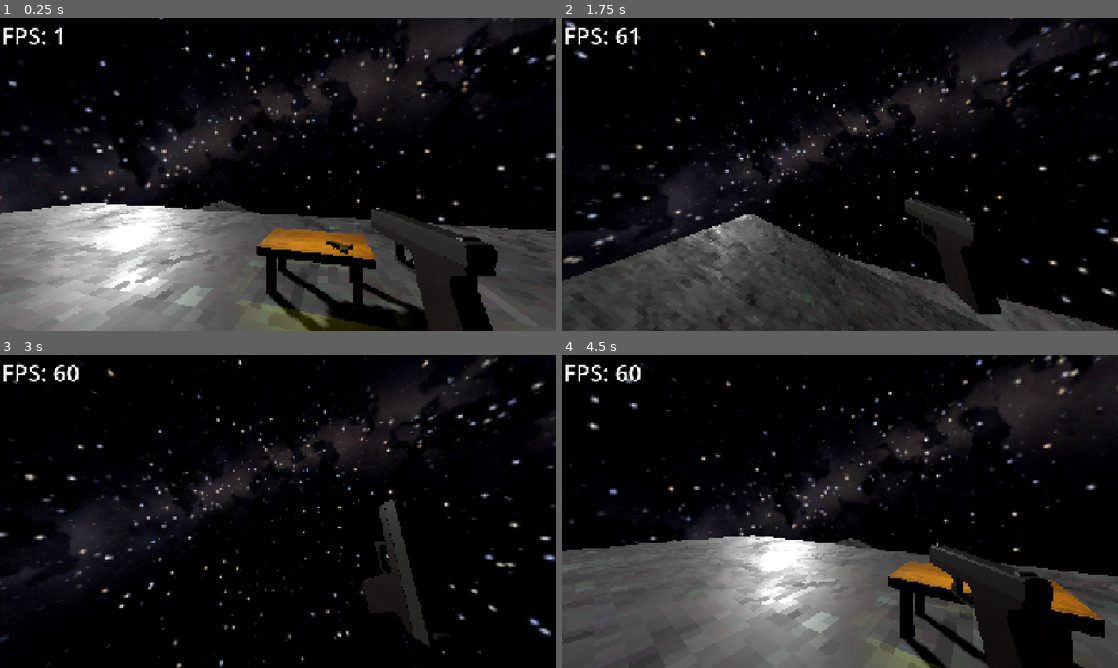
Above: before the commit, frames 1-4 (two rows, left to right).
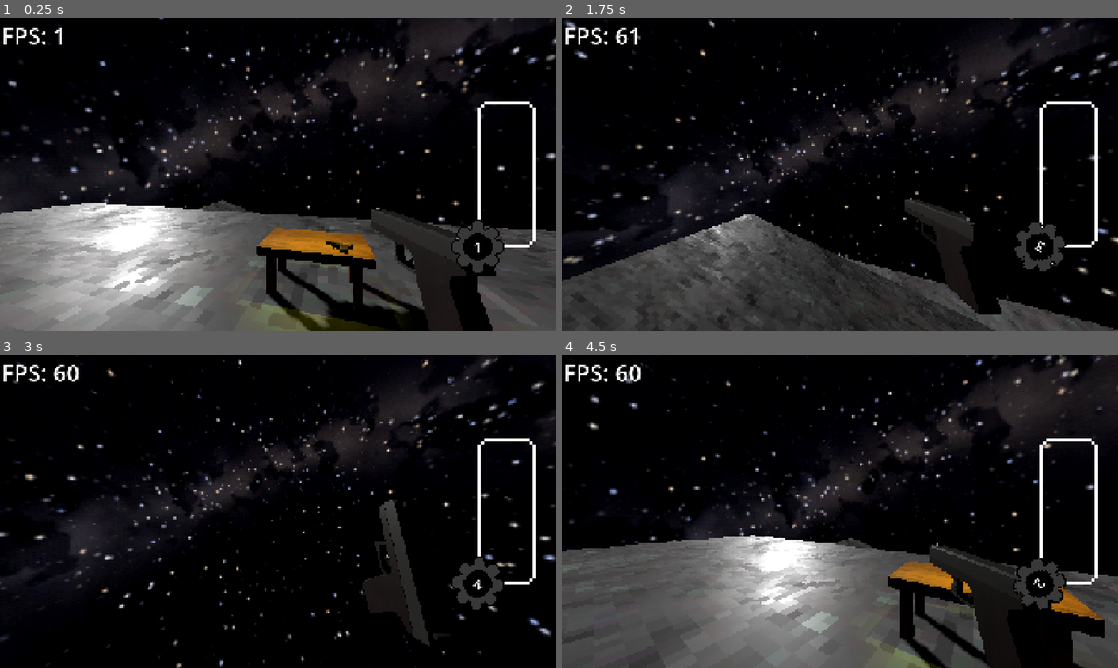
Above: after the commit, the same moments.

Repository: TheM0RSE/GameOff2026
Game: Godot game, scene res://Scenes/Main.tscn
Same seed, same stepped clock (60 frames per second), same inputs: the game is played once before the commit and once after it.
Inputs (mouse positions are in pixels of both pictures, inside the frame that each line leads up to):
- Up to frame 1 (0.25 s): no input
- Up to frame 2 (1.75 s): move the mouse to (867, 174) at 0.52 s; hold W (up) from 0.53 s (still down); tap Tab (ui_focus_next) at 0.6, 1.55 s; tap Space (jump) at 0.77, 1.52 s; move the mouse to (812, 174) at 1.27 s; tap Shift (Dash) at 1.35 s
- Up to frame 3 (3 s): keep holding W (up); move the mouse to (289, 505) at 2.02 s; hold Ctrl (Slide) 2.03-2.78 s; tap Tab (ui_focus_next) at 2.3 s; move the mouse to (272, 517) at 2.77 s; click (272, 517) at 2.85 s
- Up to frame 4 (4.5 s): keep holding W (up); tap Space (jump) at 3.02, 3.77 s; tap Tab (ui_focus_next) at 3.05, 3.6, 4.35 s; move the mouse to (878, 514) at 3.52 s; tap R (reset) at 4.15 s; move the mouse to (795, 508) at 4.27 s

The runs differ from the first frame. In frame 1, 1.1% of the frame differs, in the area x 81-97%, y 26-82%; in frame 2, 1.3%; in frame 3, 1.3%; in frame 4, 1.3%.

Commit message:
Added gear-meter; Press tab to spin gear and increase value;

Diff:
--- a/Scenes/Main.tscn
+++ b/Scenes/Main.tscn
@@ -7,7 +7,10 @@
 [ext_resource type="PackedScene" uid="uid://bpo2s2glog4gk" path="res://Items/Glock/Glock.glb" id="5_pbw6q"]
 [ext_resource type="PackedScene" uid="uid://dulq0ckibflvo" path="res://Entities/WorkerRobot/WorkerRobot.tscn" id="7_50glp"]
 [ext_resource type="PackedScene" uid="uid://x8lmalqrs4c6" path="res://Entities/HipHopDancer/hip_hop_dancing.tscn" id="7_jw32o"]
+[ext_resource type="Texture2D" uid="uid://natl2uxltb2c" path="res://UI/GearMeter/Gear.png" id="9_bmxlf"]
 [ext_resource type="Script" uid="uid://b7j8oinw4ygei" path="res://Scenes/fps.gd" id="9_vy5pj"]
+[ext_resource type="Texture2D" uid="uid://df0kuen0jgi5y" path="res://UI/GearMeter/GearMeterBorder.png" id="10_4kpch"]
+[ext_resource type="Script" uid="uid://b57ipvfujt6s4" path="res://UI/gear_meter.gd" id="10_grg3l"]
 
 [sub_resource type="PanoramaSkyMaterial" id="PanoramaSkyMaterial_v1gob"]
 panorama = ExtResource("1_pbw6q")
@@ -29,6 +32,42 @@
 cell_height = 0.1
 agent_height = 2.0
 agent_radius = 1.0
+
+[sub_resource type="Animation" id="Animation_4kpch"]
+length = 0.001
+tracks/0/type = "value"
+tracks/0/imported = false
+tracks/0/enabled = true
+tracks/0/path = NodePath("Gear:rotation")
+tracks/0/interp = 1
+tracks/0/loop_wrap = true
+tracks/0/keys = {
+"times": PackedFloat32Array(0),
+"transitions": PackedFloat32Array(1),
+"update": 0,
+"values": [0.0]
+}
+
+[sub_resource type="Animation" id="Animation_grg3l"]
+resource_name = "gear_spin"
+tracks/0/type = "value"
+tracks/0/imported = false
+tracks/0/enabled = true
+tracks/0/path = NodePath("Gear:rotation")
+tracks/0/interp = 1
+tracks/0/loop_wrap = true
+tracks/0/keys = {
+"times": PackedFloat32Array(0, 0.3, 0.7),
+"transitions": PackedFloat32Array(1, 2.639016, 1),
+"update": 0,
+"values": [0.0, 6.632251157578453, 6.283185307179586]
+}
+
+[sub_resource type="AnimationLibrary" id="AnimationLibrary_frkhe"]
+_data = {
+&"RESET": SubResource("Animation_4kpch"),
+&"gear_spin": SubResource("Animation_grg3l")
+}
 
 [node name="Main" type="Node3D" unique_id=1558236688]
 
@@ -145,3 +184,54 @@
 size_flags_horizontal = 4
 theme_override_font_sizes/font_size = 80
 script = ExtResource("9_vy5pj")
+
+[node name="GearMeter" type="TextureProgressBar" parent="UI/CanvasLayer" unique_id=354122767 node_paths=PackedStringArray("animation_player", "gear_label")]
+anchors_preset = 6
+anchor_left = 1.0
+anchor_top = 0.5
+anchor_right = 1.0
+anchor_bottom = 0.5
+offset_left = -270.0
+offset_top = -250.0
+offset_right = -70.0
+offset_bottom = 250.0
+grow_horizontal = 0
+grow_vertical = 2
+value = 50.0
+fill_mode = 3
+nine_patch_stretch = true
+texture_under = ExtResource("10_4kpch")
+script = ExtResource("10_grg3l")
+animation_player = NodePath("AnimationPlayer")
+gear_label = NodePath("Gear/GearLabel")
+
+[node name="Gear" type="TextureRect" parent="UI/CanvasLayer/GearMeter" unique_id=317806062]
+layout_mode = 1
+offset_left = -100.0
+offset_top = 400.0
+offset_right = 100.0
+offset_bottom = 600.0
+pivot_offset = Vector2(100, 100)
+texture = ExtResource("9_bmxlf")
+
+[node name="GearLabel" type="Label" parent="UI/CanvasLayer/GearMeter/Gear" unique_id=1585978236]
+layout_mode = 1
+anchors_preset = 8
+anchor_left = 0.5
+anchor_top = 0.5
+anchor_right = 0.5
+anchor_bottom = 0.5
+offset_left = -20.0
+offset_top = -40.0
+offset_right = 20.0
+offset_bottom = 40.0
+grow_horizontal = 2
+grow_vertical = 2
+pivot_offset = Vector2(20, 40)
+theme_override_font_sizes/font_size = 50
+text = "1"
+horizontal_alignment = 1
+vertical_alignment = 1
+
+[node name="AnimationPlayer" type="AnimationPlayer" parent="UI/CanvasLayer/GearMeter" unique_id=869473838]
+libraries/ = SubResource("AnimationLibrary_frkhe")
--- /dev/null
+++ b/UI/gear_meter.gd
@@ -0,0 +1,12 @@
+extends TextureProgressBar
+
+var gear_amount: int = 1
+@export var animation_player: AnimationPlayer
+@export var gear_label: Label
+
+func _process(delta: float) -> void:
+	if Input.is_action_just_pressed("ui_focus_next"):
+		animation_player.stop()
+		animation_player.play("gear_spin")
+		gear_amount += 1
+		gear_label.text = str(gear_amount)
Binary file added: UI/GearMeter/Gear.png
Not shown, added: UI/GearMeter/Gear.png.import
Binary file added: UI/GearMeter/GearMeterBorder.png
Not shown, added: UI/GearMeter/GearMeterBorder.png.import
Not shown, added: UI/gear_meter.gd.uid
